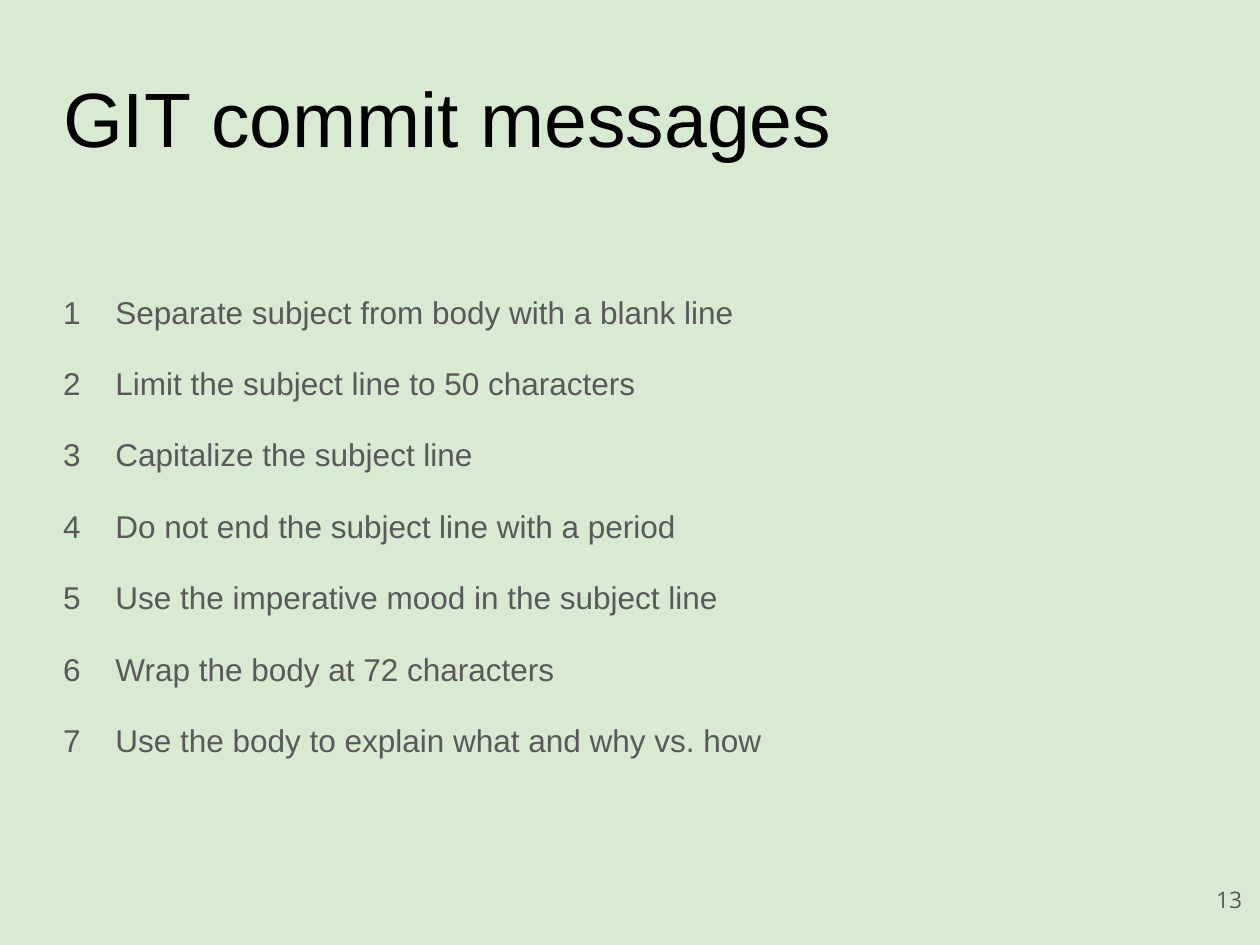
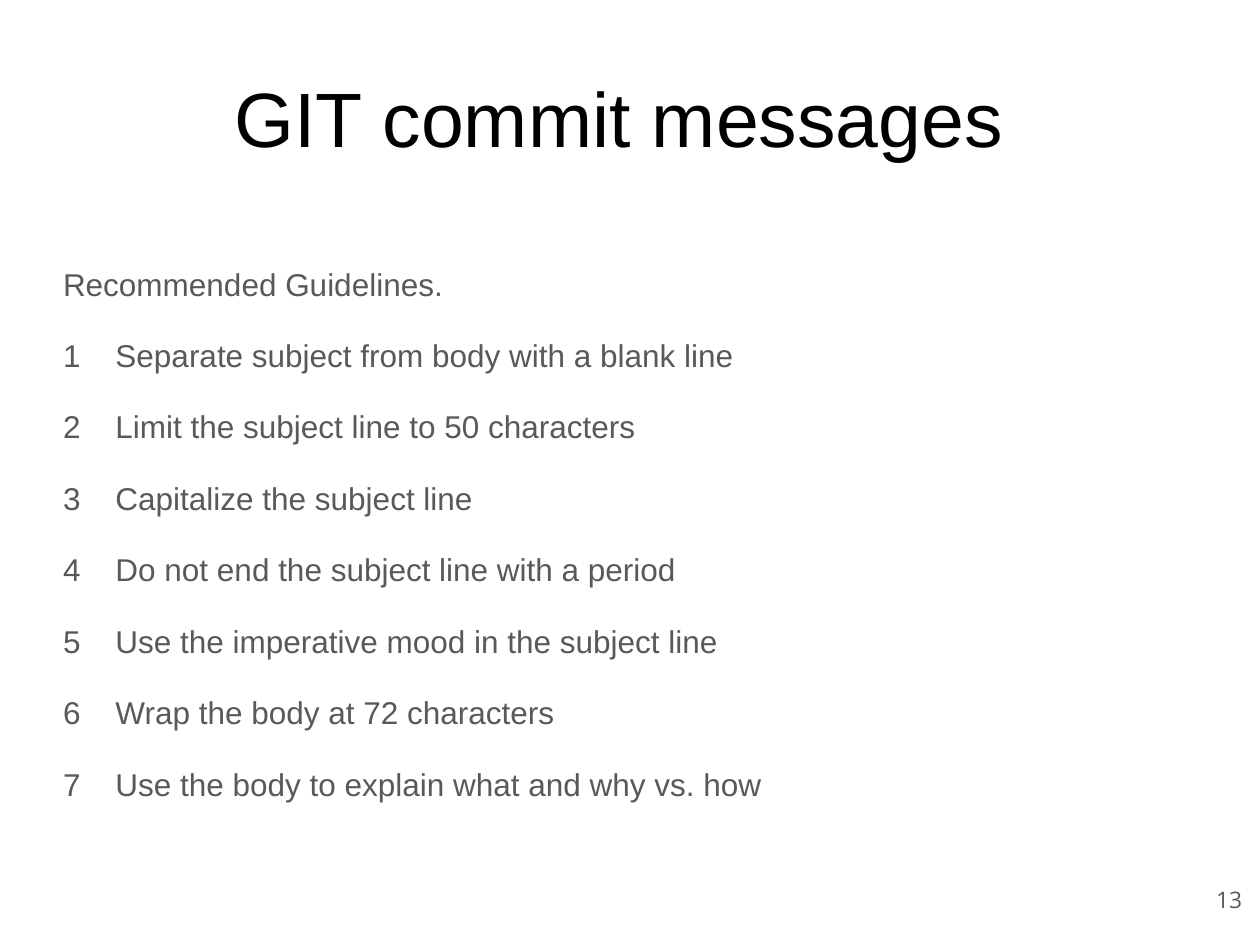
Before and after one commit to rickvek/Workshop-GIT, a slide deck: slide 13 of Git-Workshop.odp. Drawn at 1260x945 pixels with LibreOffice and Linux fonts; fonts in the diff are those of the drawing. Boxes give left, top, right and bottom in pixels: in the first picture for what was removed or moved away, otherwise in the second. Text is boxed around its words. In the diff, an @@ line names an element or a change of style, - is before the commit and + after.

```diff
--- a/Git-Workshop.odp
+++ b/Git-Workshop.odp
@@ background #D9EAD3 to #FFFFFF @@
@@ title "GIT commit messages" at box(234, 91, 1003, 162): alignment left to centre @@
@@ text at box(63, 273, 443, 297): paragraph added @@
+Recommended Guidelines.
```
Also in this commit, not shown: 35 other slides changed, 1 slide added, 2 other files.
